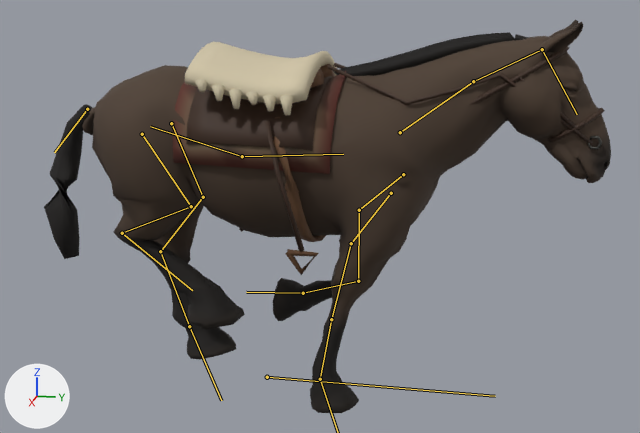
The glTF model assets/models/caballo_criollo_zaino.glb: old version first, new version second.
Rendered twice from a 50 mm lens placed at (3.77, 1.01, 1.7), pointed at (-0.01, 0.25, 0.76). The axes (+X, +Y, +Z) are drawn at lower left. The lights are the same throughout. The first picture is the older version. Both versions are drawn at frame 13 of the action 'trot'; the numbers are the values there. The bones that change, and the others that lie on the model, are drawn over the model as lines.

Objects in the first picture: 'caballo_criollo_zaino'.
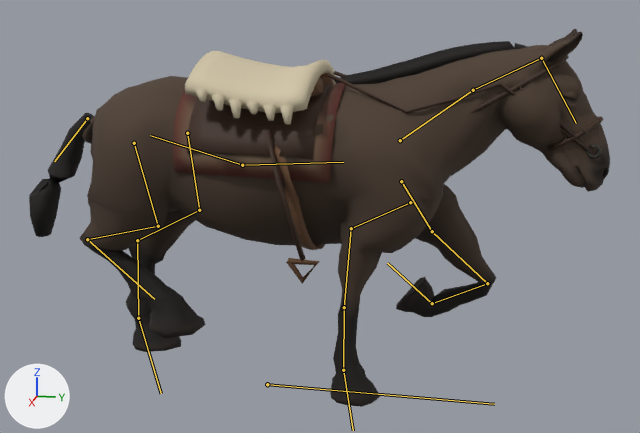
Location of each change, [x1, y1, x2, y2] in pixels of the pictures (640 x 433 px):
'caballo_criollo_zaino', posed
    before: [44, 20, 611, 413]
    after: [29, 29, 610, 407]
bone 'raiz', root to tip
    before: (267, 377) to (495, 396)
    after: (267, 384) to (494, 404)
bone 'HL_sup', root to tip
    before: (171, 123) to (203, 197)
    after: (187, 133) to (199, 210)
bone 'HL_inf', root to tip
    before: (203, 197) to (160, 251)
    after: (199, 210) to (137, 240)
bone 'HL_cana', root to tip
    before: (160, 251) to (189, 326)
    after: (137, 240) to (138, 318)
bone 'HL_cuartilla', root to tip
    before: (189, 326) to (221, 400)
    after: (138, 318) to (161, 393)
bone 'HR_sup', root to tip
    before: (142, 134) to (191, 206)
    after: (134, 143) to (158, 226)
bone 'HR_inf', root to tip
    before: (191, 206) to (122, 233)
    after: (158, 226) to (87, 239)
bone 'HR_cana', root to tip
    before: (122, 233) to (192, 290)
    after: (87, 239) to (154, 299)
bone 'FL_sup', root to tip
    before: (403, 174) to (359, 210)
    after: (401, 181) to (432, 231)
bone 'FL_inf', root to tip
    before: (359, 210) to (358, 281)
    after: (432, 231) to (487, 283)
bone 'FL_cana', root to tip
    before: (358, 281) to (303, 293)
    after: (487, 283) to (432, 303)
bone 'FL_cuartilla', root to tip
    before: (303, 293) to (246, 292)
    after: (432, 303) to (387, 263)
bone 'FR_sup', root to tip
    before: (391, 193) to (351, 243)
    after: (410, 202) to (351, 228)
bone 'FR_inf', root to tip
    before: (351, 243) to (331, 319)
    after: (351, 228) to (344, 307)

The edits, one by one:
Bone 'raiz' (bone_raiz) moves from (0.0, 0.0, -0.033) to (0.0, 0.0, -0.071).
Bone 'HL_sup' (bone_hl_sup) moves from (0.0, 0.0, 0.0) to (0.0, 0.03, 0.074).
Bone 'HL_sup' (bone_hl_sup) turns from (1, 0, 0) to (-15, 0, 0) degrees about its own x, y and z.
Bone 'HL_inf' (bone_hl_inf) turns from (0, 0, 0) to (-9, 0, 0) degrees about its own x, y and z.
Bone 'HL_cana' (bone_hl_cana) turns from (0, 0, 0) to (2, 0, 0) degrees about its own x, y and z.
Bone 'HL_cuartilla' (bone_hl_cuartilla) turns from (9, 0, 0) to (23, 0, 0) degrees about its own x, y and z.
Bone 'HR_sup' (bone_hr_sup) moves from (0.0, 0.0, 0.0) to (0.0, -0.014, -0.036).
Bone 'HR_sup' (bone_hr_sup) turns from (15, 0, 0) to (-5, 0, 0) degrees about its own x, y and z.
Bone 'HR_inf' (bone_hr_inf) turns from (-43, 0, 0) to (-32, 0, 0) degrees about its own x, y and z.
Bone 'HR_cana' (bone_hr_cana) turns from (60, 0, 0) to (67, 0, 0) degrees about its own x, y and z.
Bone 'FL_sup' (bone_fl_sup) moves from (0.0, 0.0, 0.0) to (0.0, 0.004, -0.006).
Bone 'FL_sup' (bone_fl_sup) turns from (-11, 0, 0) to (69, 0, 0) degrees about its own x, y and z.
Bone 'FL_inf' (bone_fl_inf) turns from (26, 0, 0) to (-6, 0, 0) degrees about its own x, y and z.
Bone 'FL_cana' (bone_fl_cana) turns from (-77, 0, 0) to (-115, 0, 0) degrees about its own x, y and z.
Bone 'FL_cuartilla' (bone_fl_cuartilla) turns from (-31, 0, 0) to (-85, 0, 0) degrees about its own x, y and z.
Bone 'FR_sup' (bone_fr_sup) moves from (0.0, 0.0, 0.0) to (0.0, -0.047, 0.065).
Bone 'FR_sup' (bone_fr_sup) turns from (2, 0, 0) to (-26, 0, 0) degrees about its own x, y and z.
Bone 'FR_inf' (bone_fr_inf) turns from (0, 0, 0) to (37, 0, 0) degrees about its own x, y and z.
Bone 'FR_cuartilla' (bone_fr_cuartilla) turns from (10, 0, 0) to (-9, 0, 0) degrees about its own x, y and z.
